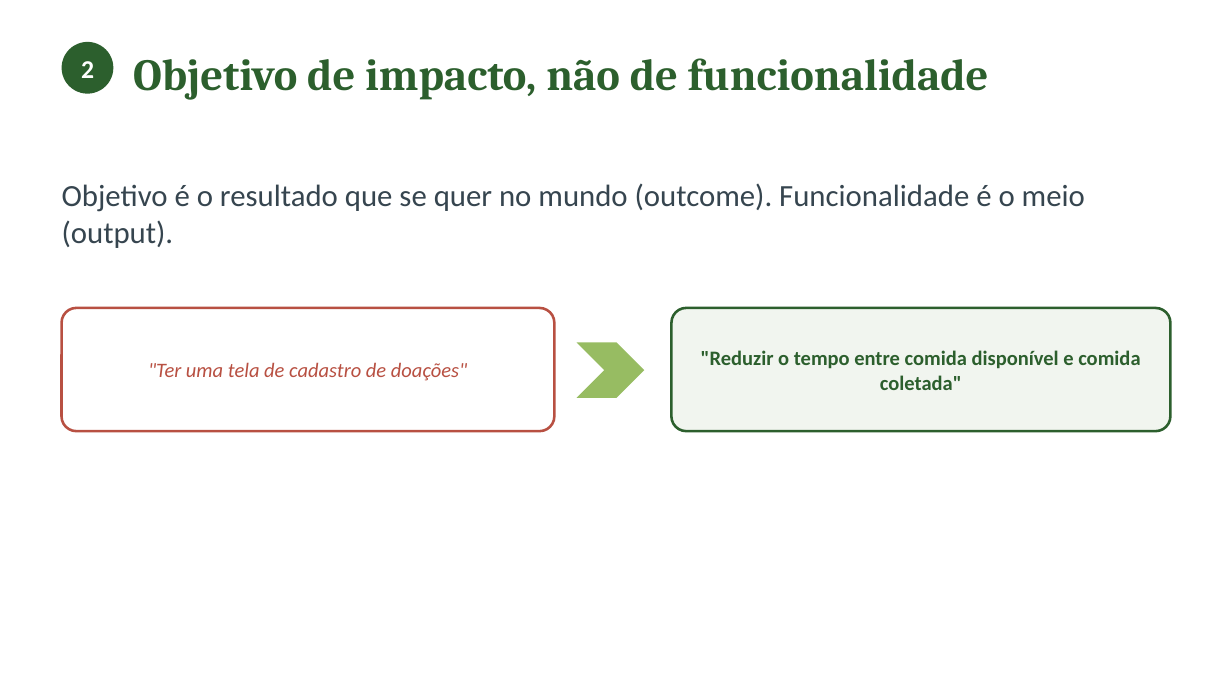
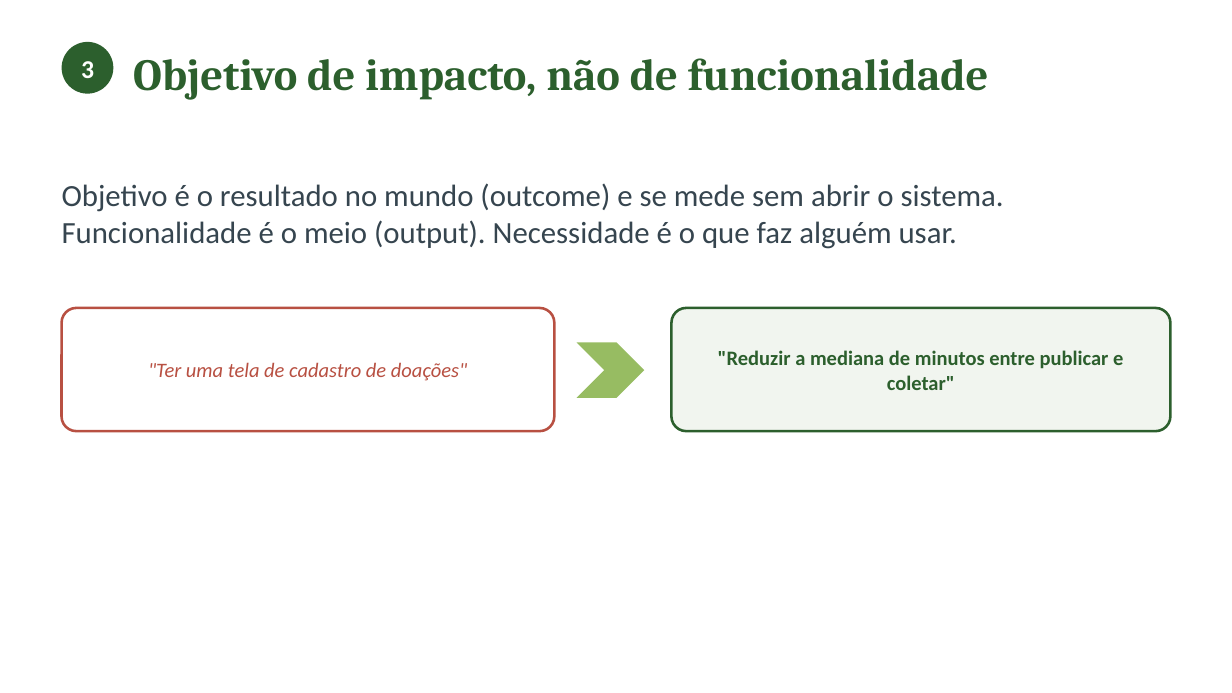
Before and after one commit to CatolicaSC-EngSoft/g1126-analise-projeto-desenvolvimento-agil-alunos, a slide deck: slide 10 of slides/aula-02-stakeholders-objetivos-conflitos.pptx (slide 7 before the commit). Drawn at 1232x693 pixels with LibreOffice and Linux fonts; fonts in the diff are those of the drawing. Boxes give left, top, right and bottom in pixels: in the first picture for what was removed or moved away, otherwise in the second. Text is boxed around its words. In the diff, an @@ line names an element or a change of style, - is before the commit and + after.

```diff
--- a/slides/aula-02-stakeholders-objetivos-conflitos.pptx
+++ b/slides/aula-02-stakeholders-objetivos-conflitos.pptx
@@ text at bbox=[81, 61, 94, 78]: text changed @@
-2
+3
@@ text at bbox=[62, 183, 1004, 249]: text changed @@
-Objetivo é o resultado que se quer no mundo (outcome). Funcionalidade é o meio (output).
+Objetivo é o resultado no mundo (outcome) e se mede sem abrir o sistema. Funcionalidade é o meio (output). Necessidade é o que faz alguém usar.
@@ text at bbox=[718, 350, 1123, 390]: text changed @@
-"Reduzir o tempo entre comida disponível e comida coletada"
+"Reduzir a mediana de minutos entre publicar e coletar"
```
Also in this commit, not shown: 10 other slides changed, 8 slides added, 1 slide removed, 3 other files.
